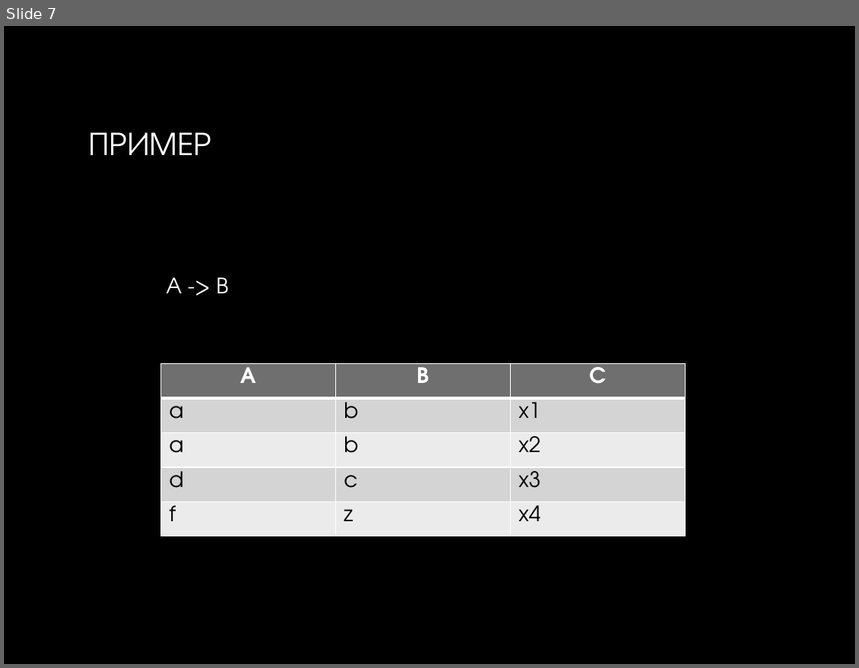
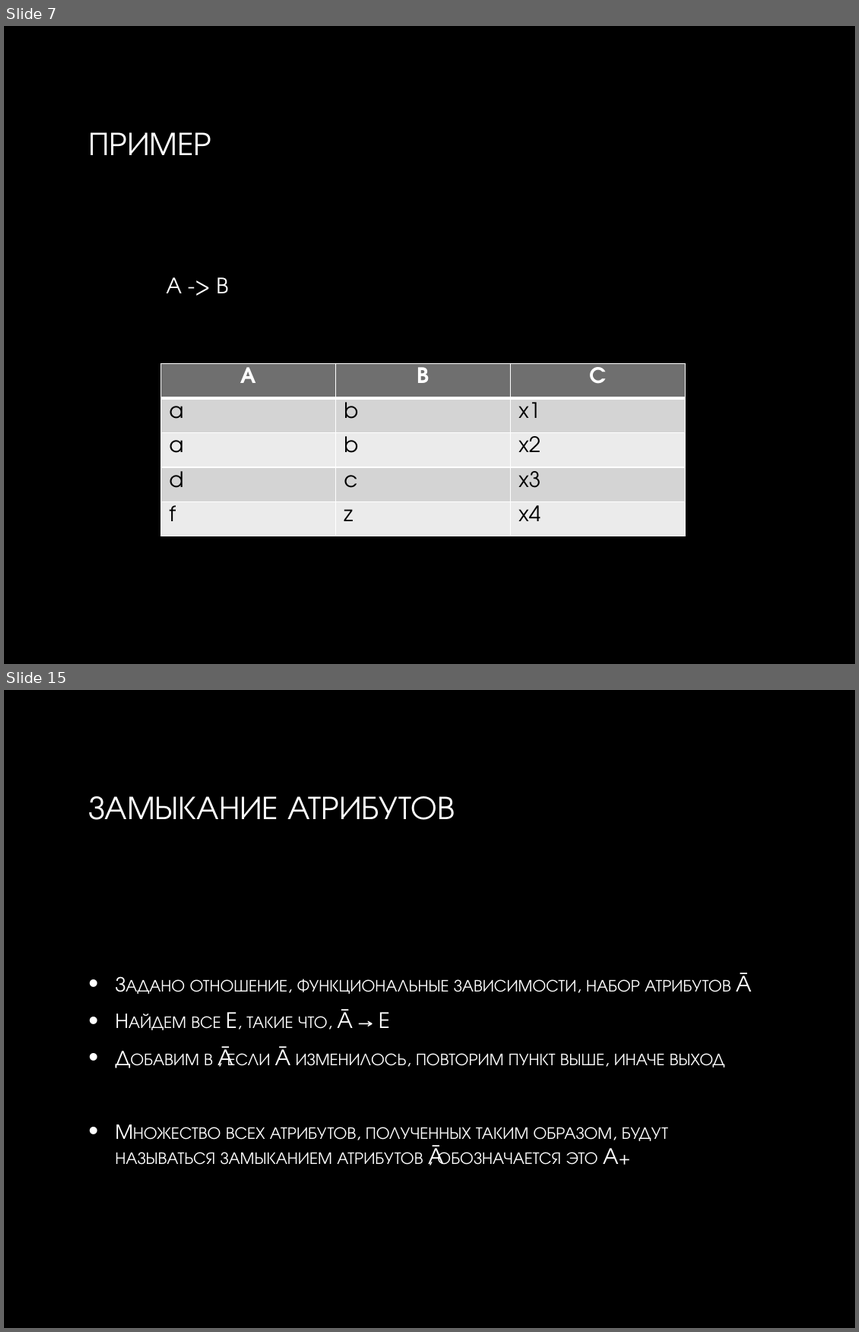
Before and after one commit to smurav/db13-14, a slide deck: sql/lectures/9_functional_dependencies.pptx. Shown one above the other, each under a label of ours: slide 7 before the commit, slides 7 and 15 after it; the slides between them are not shown. The pictures are 859x668 and 859x1332 pixels, drawn with LibreOffice and Linux fonts; fonts in the diff are those of the drawing; background and template pictures are left out. Boxes give left, top, right and bottom in pixels: in the first picture for what was removed or moved away, otherwise in the second. Text is boxed around its words. In the diff, an @@ line names an element or a change of style, - is before the commit and + after.

```diff
--- a/sql/lectures/9_functional_dependencies.pptx
+++ b/sql/lectures/9_functional_dependencies.pptx
@@ slide 15 added at (x1=4, y1=690, x2=855, y2=1328), background picture (left out) @@
@@ title added at (x1=88, y1=796, x2=455, y2=820), 28 pt, text gradient #FFFFFF to #BFBFBF @@
+ЗАМЫКАНИЕ АТРИБУТОВ
@@ text added at (x1=115, y1=973, x2=752, y2=1166), 18 pt, text gradient #FFFFFF to #BFBFBF, small capitals @@
+• Задано отношение, функциональные зависимости, набор атрибутов Ā
+• Найдем все E, такие что, Ā → E
+• Добавим в Ā, если Ā изменилось, повторим пункт выше, иначе выход
+• Множество всех атрибутов, полученных таким образом, будут называться замыканием атрибутов Ā, обозначается это A+
```
Also in this commit, not shown: 1 slide changed, 11 other slides added.
